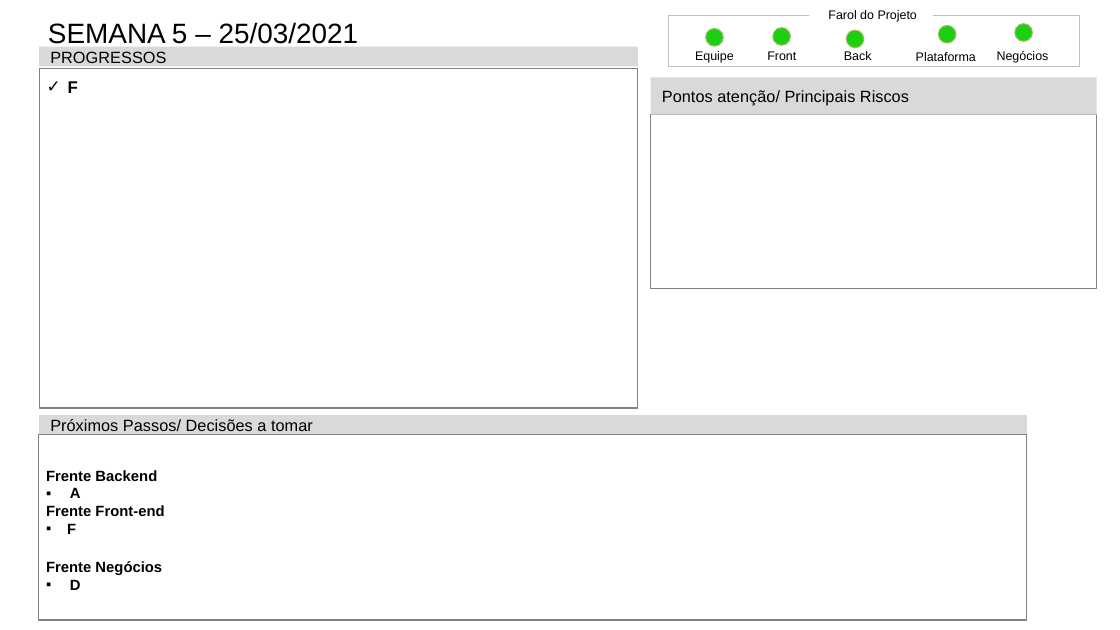
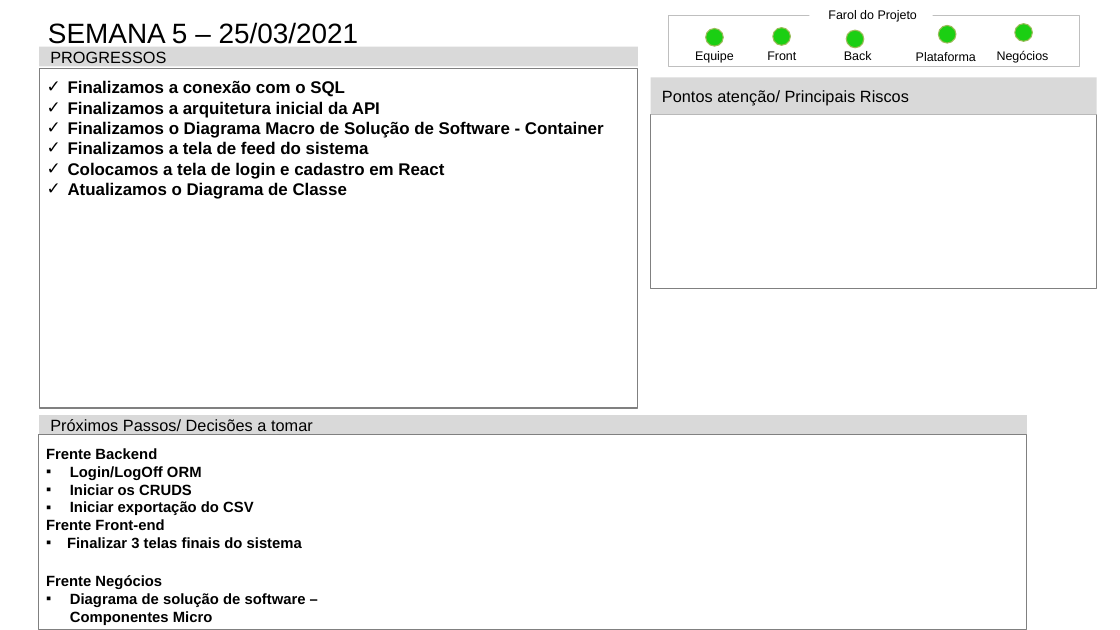
Before and after one commit to mileneoliveira/grupo04-react-web, a slide deck: slide 8 of Documentação/Status_Report/Mod_Status_Report-PI20202.pptx. Drawn at 1120x630 pixels with LibreOffice and Linux fonts; fonts in the diff are those of the drawing. Boxes give left, top, right and bottom in pixels: in the first picture for what was removed or moved away, otherwise in the second. Text is boxed around its words. In the diff, an @@ line names an element or a change of style, - is before the commit and + after.

Commit message:
Atualização diagrama de software

```diff
--- a/Documentação/Status_Report/Mod_Status_Report-PI20202.pptx
+++ b/Documentação/Status_Report/Mod_Status_Report-PI20202.pptx
@@ text in rectangle at bbox=[68, 80, 604, 199]: text changed @@
-✓ F
+✓ Finalizamos a conexão com o SQL
+✓ Finalizamos a arquitetura inicial da API
+✓ Finalizamos o Diagrama Macro de Solução de Software - Container
+✓ Finalizamos a tela de feed do sistema
+✓ Colocamos a tela de login e cadastro em React
+✓ Atualizamos o Diagrama de Classe
@@ rectangle "Frente Backend": place and size @@
-rectangle "Frente Backend" at bbox=[39, 434, 1026, 619]
+rectangle "Frente Backend" at bbox=[39, 434, 1026, 629]
@@ text in rectangle at bbox=[70, 466, 253, 515]: text changed @@
-  ▪ A
+  ▪ Login/LogOff ORM
+  ▪ Iniciar os CRUDS
+  ▪ Iniciar exportação do CSV
@@ text in rectangle at bbox=[67, 537, 302, 548]: text changed @@
-  ▪ F
+  ▪ Finalizar 3 telas finais do sistema
@@ text in rectangle at bbox=[70, 593, 306, 625]: text changed @@
-  ▪ D
+  ▪ Diagrama de solução de software – Componentes Micro
```
Also in this commit, not shown: 2 other files.
